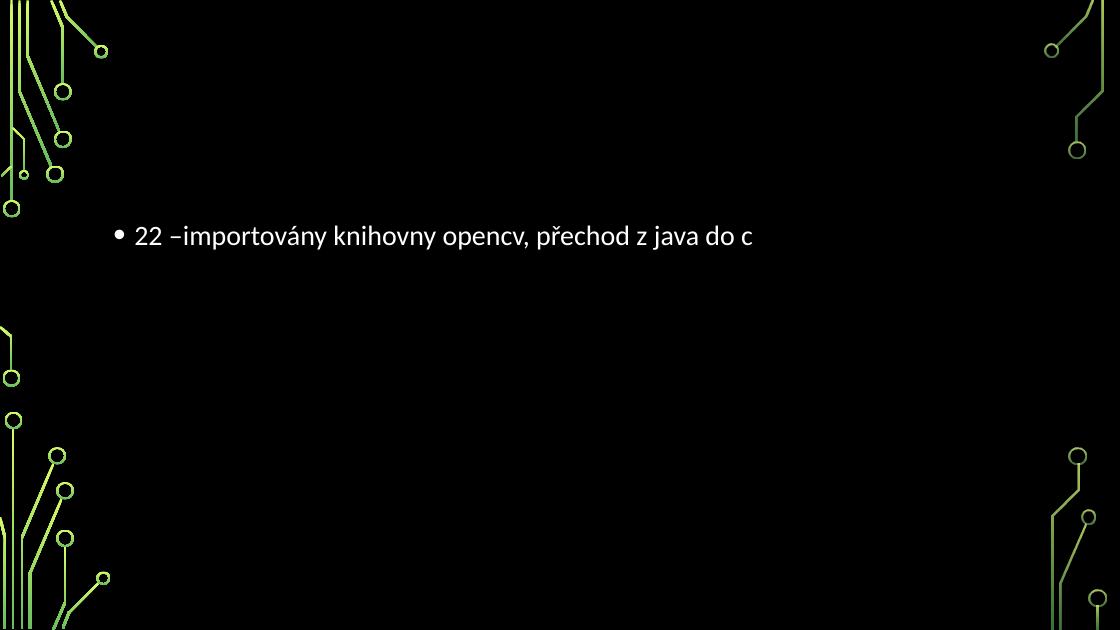
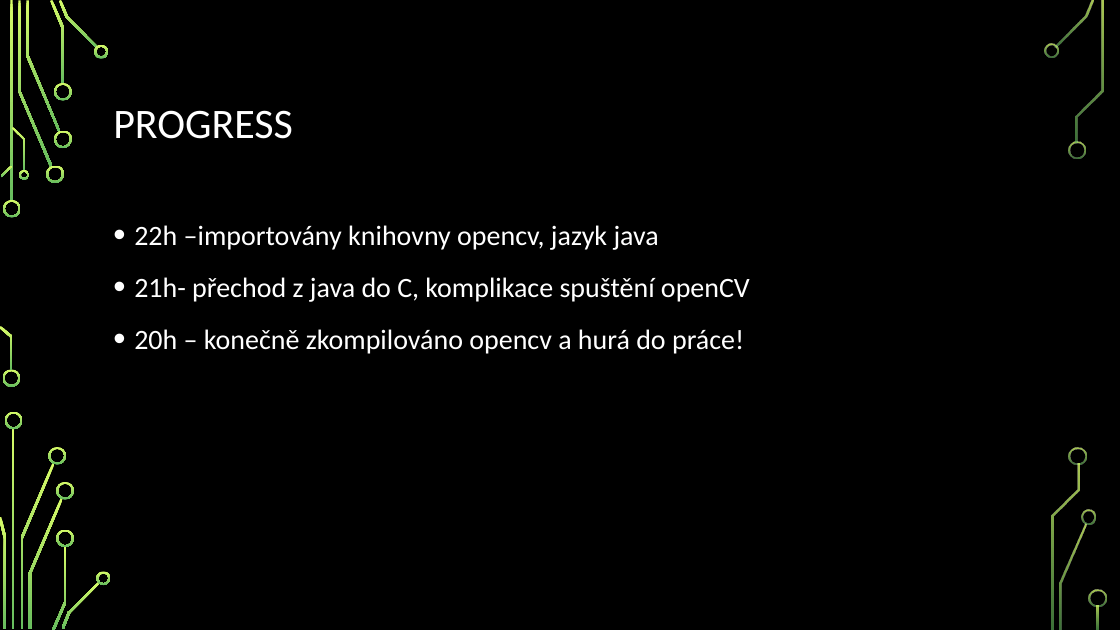
Before and after one commit to founek2/juniorhack2016, a slide deck: slide 6 of team-14/Inteligentní řízení semaforů.pptx. Drawn at 1120x630 pixels with LibreOffice and Linux fonts; fonts in the diff are those of the drawing; background and template pictures are left out. Boxes give left, top, right and bottom in pixels: in the first picture for what was removed or moved away, otherwise in the second. Text is boxed around its words. In the diff, an @@ line names an element or a change of style, - is before the commit and + after.

Commit message:
Add files via upload
v2

```diff
--- a/team-14/Inteligentní řízení semaforů.pptx
+++ b/team-14/Inteligentní řízení semaforů.pptx
@@ title added at (113, 110, 293, 139), 36 pt, text #FFFFFF @@
+PROGRESS
@@ text at (134, 225, 750, 354): text changed @@
-• 22 –importovány knihovny opencv, přechod z java do c
+• 22h –importovány knihovny opencv, jazyk java
+• 21h- přechod z java do C, komplikace spuštění openCV
+• 20h – konečně zkompilováno opencv a hurá do práce!
```
Also in this commit, not shown: 1 other slide changed.
